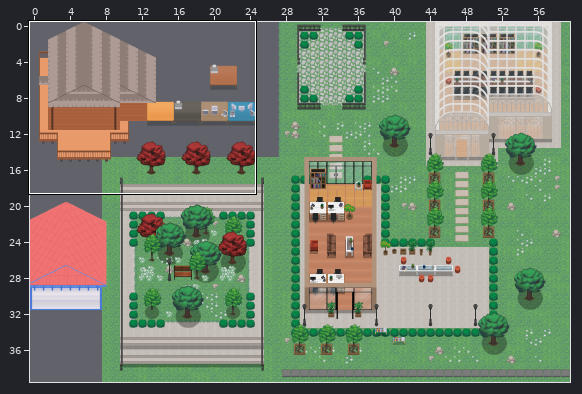
Tiled map (JSON), stored at map.tmj. Above, an overview of the earlier version with the close-up marked.
Close-up. First the earlier version:
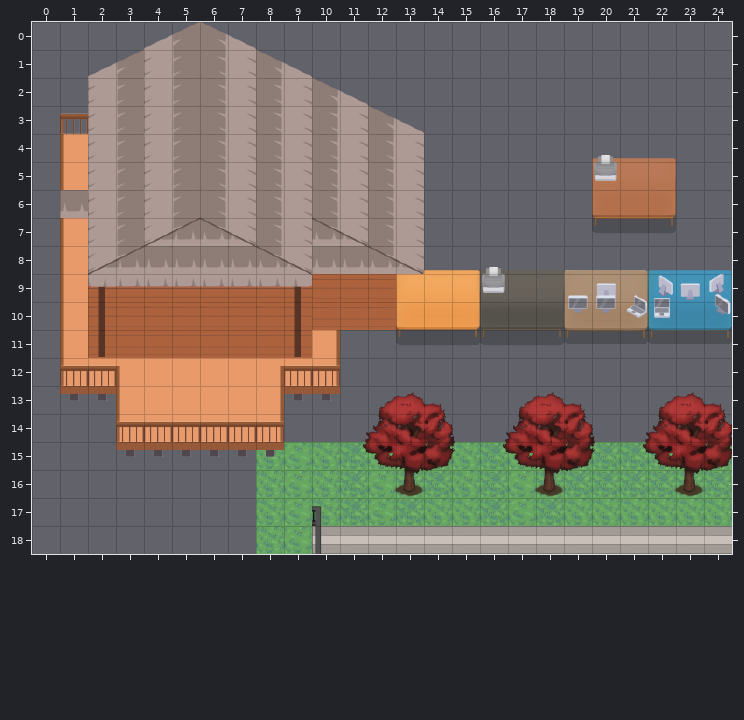
Cells are 32x32 px. Shown: x 0..24, y 0..18.
The result:
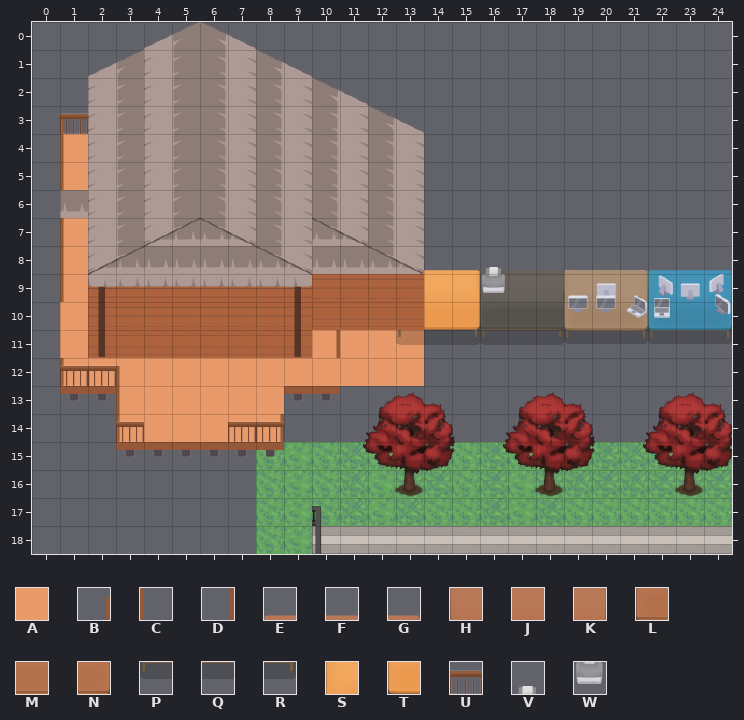
Key: from "Chunk 1": A 8, B 168 flipped left-right, C 174, D 174 flipped left-right, E 175, F 176, G 177, H 180, J 181, K 182, L 188, M 189, N 190, P 193, Q 194, R 195, S 213, T 228; from "Chunk 2": U 99, V 100, W 101.
_ is an empty cell.
See-through tiles are keyed as they look on the map.
What changed:
Layer "Floor":
There is now tile A in rows 11 to 12 at x 11 to 13.
Layer "Fourniture 1":
Tile B is gone in row 12 at x 8.
Tile C is gone in rows 10 to 11 at x 1.
Tile D is gone in row 12 at x 10; in row 13 at x 8.
Tile E is gone in row 4 at x 20.
Tile F is gone in row 4 at x 21.
Tile G is gone in row 4 at x 22.
Tile H is gone in row 5 at x 20.
Tile J is gone in row 5 at x 21.
Tile K is gone in row 5 at x 22.
Tile L is gone in row 6 at x 20.
Tile M is gone in row 6 at x 21.
Tile N is gone in row 6 at x 22.
Tile P is gone in row 7 at x 20.
Tile Q is gone in row 7 at x 21.
Tile R is gone in row 7 at x 22.
Tile S is gone in row 9 at x 13.
Tile T is gone in row 10 at x 13.
Layer "Furniture 2":
Tile U is gone in row 12 at x 9 to 10; in row 14 at x 4 to 6.
Tile V is gone in row 4 at x 20.
Tile W is gone in row 5 at x 20.
